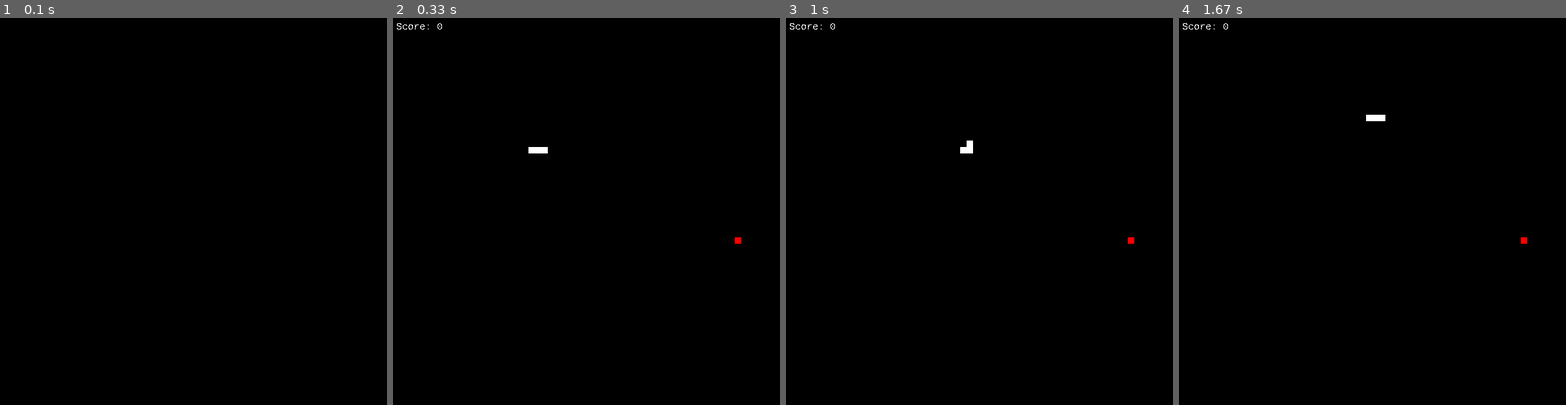
Above: before the commit, frames 1-4 (left to right).
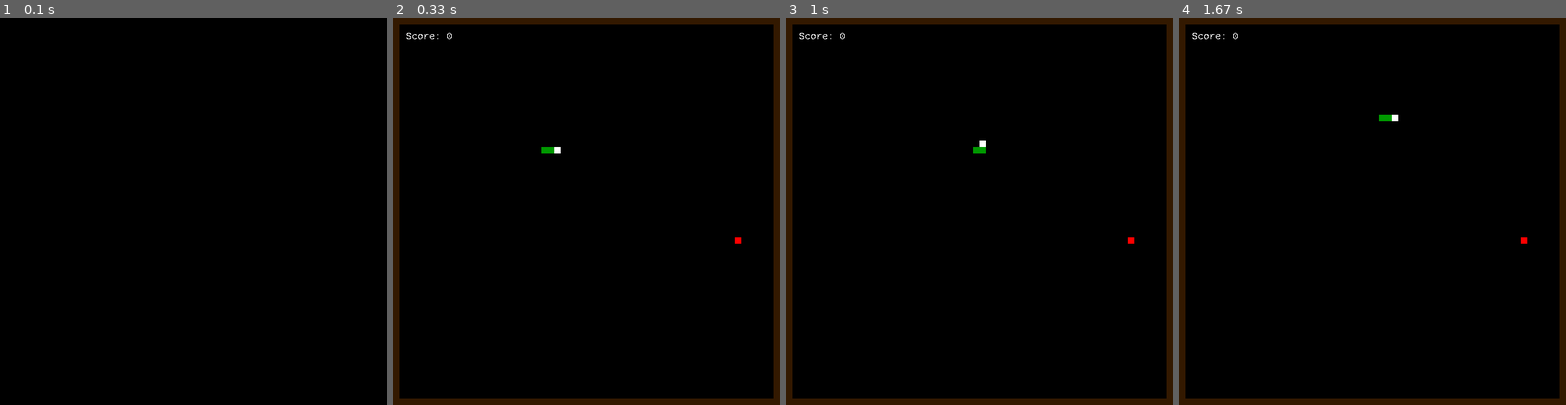
Above: after the commit, the same moments.

Repository: RonanFim/pygame-snake
Game: pygame game, started from main.py
The game is run twice, just before and just after one commit, with the same random seed, the same clock (stepped at 60 frames per second) and the same inputs.
Inputs:
- Up to frame 1 (0.1 s): no input
- Up to frame 2 (0.33 s): no input
- Up to frame 3 (1 s): hold Right 0.33-0.8 s; hold Up from 0.83 s (still down)
- Up to frame 4 (1.67 s): release Up at 1.3 s; hold Right from 1.33 s (still down)

Frame 1 is identical in both runs. In frame 2, 6.8% of the frame differs, in the area x 0-100%, y 0-100%; in frame 3, 6.8%; in frame 4, 6.8%.

Commit message:
Muitas melhorias

Diff:
--- a/System/Game.py
+++ b/System/Game.py
@@ -1,6 +1,7 @@
 
 import pygame
 import random
+import time
 from enum import Enum
 
 from definitions import Screen
@@ -31,23 +32,61 @@
         # Create clock
         self.__clock = pygame.time.Clock()
         # Create the snake
-        self.__snake = [(200, 200), (210, 200), (220, 200)]
+        self.__snake = [(220, 200), (210, 200), (200, 200)]
         self.__snakeSprite = pygame.Surface((10, 10))
-        self.__snakeSprite.fill((255, 255, 255))
+        self.__snakeSprite.fill((0, 153, 0))
+        self.__headSprite = pygame.Surface((10, 10))
+        self.__headSprite.fill((255, 255, 255))
         # Score
         self.__score = 0
         self.__font = pygame.font.SysFont("Courier New", 15)
+        self.__scorePos = (20, 20)
+        # Create wall
+        self.__wall = []
+        for i in range(0, Screen.HEIGHT, 10):
+            self.__wall.append((i, 0))
+            self.__wall.append((i, Screen.WIDTH - 10))
+        for i in range(0, Screen.WIDTH, 10):
+            self.__wall.append((0, i))
+            self.__wall.append((Screen.HEIGHT - 10, i))
+        self.__wallSprite = pygame.Surface((10, 10))
+        self.__wallSprite.fill((51, 25, 0))
 
     def __NewPos(self):
         """
         Get a random position in the screen in order to spawn the apple.
         """
-        x = random.randint(0, Screen.WIDTH - 10)
-        y = random.randint(0, Screen.HEIGHT - 10)
-        return (x//10 * 10, y//10 * 10)
+        while 42:
+            x = random.randint(0, Screen.WIDTH - 10)
+            y = random.randint(0, Screen.HEIGHT - 10)
+            newPos = (x//10 * 10, y//10 * 10)
+            if (newPos not in self.__wall) and (newPos not in self.__snake):
+                return newPos
 
     def __Colision(self, obj1, obj2):
         return (obj1[0] == obj2[0]) and (obj1[1] == obj2[1])
+
+    def __RefreshPos(self, pos, direction):
+        if direction == Direction.UP:
+            newPos = [pos[0], pos[1] - 10]
+            if newPos[1] < 0:
+                newPos[1] = Screen.HEIGHT - 10
+        elif direction == Direction.DOWN:
+            newPos = [pos[0], pos[1] + 10]
+            if newPos[1] >= Screen.HEIGHT:
+                newPos[1] = 0
+        elif direction == Direction.RIGHT:
+            newPos = [pos[0] + 10, pos[1]]
+            if newPos[0] >= Screen.WIDTH:
+                newPos[0] = 0
+        elif direction == Direction.LEFT:
+            newPos = [pos[0] - 10, pos[1]]
+            if newPos[0] < 0:
+                newPos[0] = Screen.WIDTH - 10
+        else:
+            return pos
+        # Modified position
+        return tuple(newPos)
 
     def Start(self):
         # Run until close the window
@@ -61,25 +100,22 @@
                 if event.type == pygame.QUIT:
                     running = False
                 if event.type == pygame.KEYDOWN:
-                    if (event.key == pygame.K_UP) and (direction != Direction.DOWN):
-                        direction = Direction.UP
-                    if (event.key == pygame.K_DOWN) and (direction != Direction.UP):
-                        direction = Direction.DOWN
-                    if (event.key == pygame.K_LEFT) and (direction != Direction.RIGHT):
-                        direction = Direction.LEFT
-                    if (event.key == pygame.K_RIGHT) and (direction != Direction.LEFT):
-                        direction = Direction.RIGHT
+                    if (event.key == pygame.K_UP):
+                        if (direction != Direction.DOWN):
+                            direction = Direction.UP
+                    elif (event.key == pygame.K_DOWN):
+                        if (direction != Direction.UP):
+                            direction = Direction.DOWN
+                    elif (event.key == pygame.K_LEFT):
+                        if (direction != Direction.RIGHT):
+                            direction = Direction.LEFT
+                    elif (event.key == pygame.K_RIGHT):
+                        if (direction != Direction.LEFT):
+                            direction = Direction.RIGHT
 
             # Add new element
             self.__snake = [self.__snake[0]] + self.__snake
-            if direction == Direction.UP:
-                self.__snake[0] = (self.__snake[0][0], self.__snake[0][1] - 10)
-            elif direction == Direction.DOWN:
-                self.__snake[0] = (self.__snake[0][0], self.__snake[0][1] + 10)
-            elif direction == Direction.RIGHT:
-                self.__snake[0] = (self.__snake[0][0] + 10, self.__snake[0][1])
-            elif direction == Direction.LEFT:
-                self.__snake[0] = (self.__snake[0][0] - 10, self.__snake[0][1])
+            self.__snake[0] = self.__RefreshPos(self.__snake[0], direction)
 
             # Detect colision with apple
             if self.__Colision(self.__applePos, self.__snake[0]):
@@ -89,15 +125,27 @@
                 # Remove last element of Snake
                 self.__snake.pop()
 
+            # Detect colision with snake
+            if self.__snake[0] in self.__snake[1:]:
+                time.sleep(3)
+                running = False
+            # Detect colision with wall
+            if self.__snake[0] in self.__wall:
+                time.sleep(3)
+                running = False
+
             scoreStr = "Score: " + str(self.__score)
             scoreText = self.__font.render(scoreStr, False, (255, 255, 255))
 
             # Refresh screen
             self.__screen.fill((0, 0, 0))
             self.__screen.blit(self.__apple, self.__applePos)
-            self.__screen.blit(scoreText, (5, 5))
-            for pos in self.__snake:
+            self.__screen.blit(scoreText, self.__scorePos)
+            self.__screen.blit(self.__headSprite, self.__snake[0])
+            for pos in self.__snake[1:]:
                 self.__screen.blit(self.__snakeSprite, pos)
+            for pos in self.__wall:
+                self.__screen.blit(self.__wallSprite, pos)
             # Update the display
             pygame.display.update()
         # Quit window
